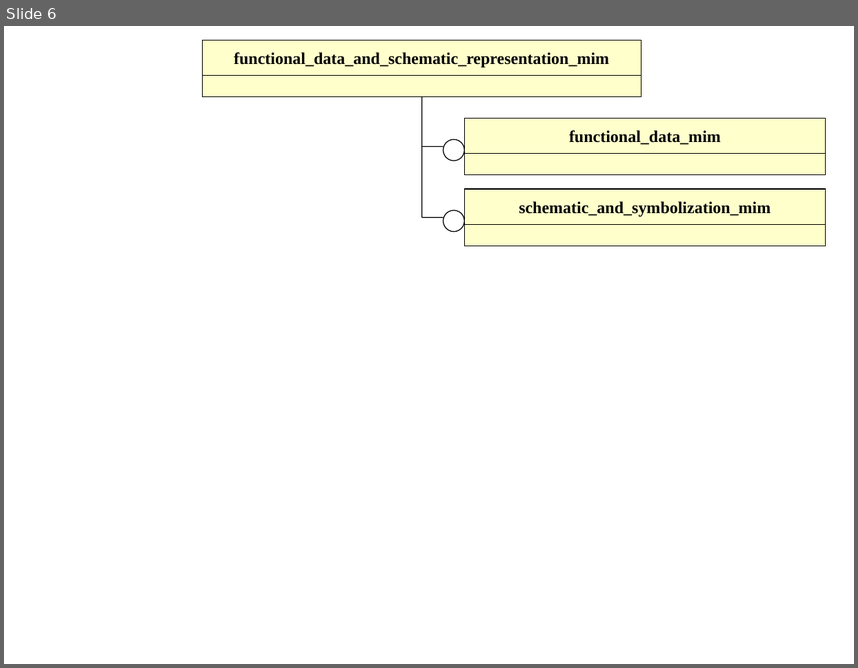
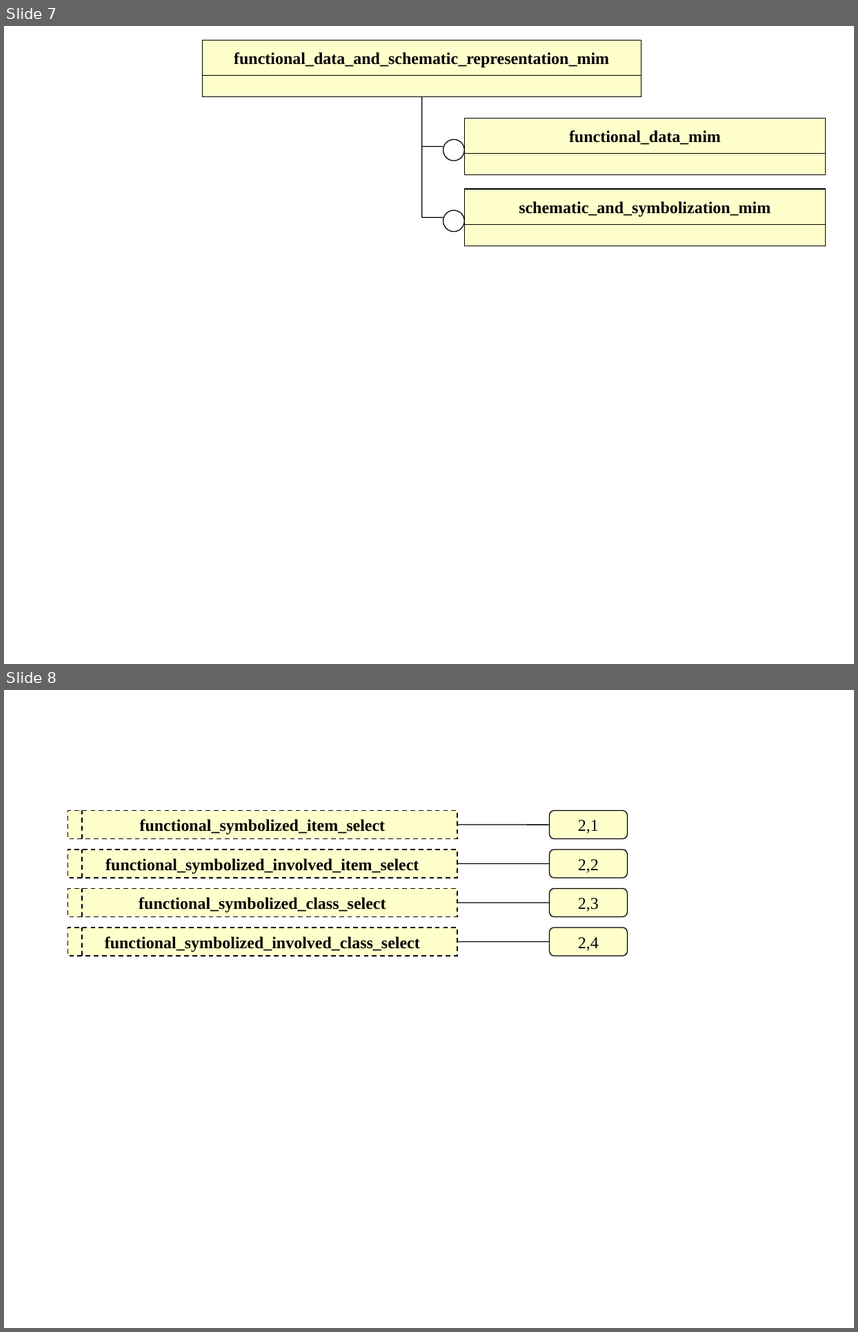
Before and after one commit to starseeker/stepmod_mirror, a slide deck: data/modules/functional_data_and_schematic_representation/functional_data_and_schematic_representation.ppt. Shown one above the other, each under a label of ours: slide 6 before the commit, slides 7 and 8 after it. The pictures are 858x668 and 858x1332 pixels, drawn with LibreOffice and Linux fonts; fonts in the diff are those of the drawing. Boxes give left, top, right and bottom in pixels: in the first picture for what was removed or moved away, otherwise in the second. Text is boxed around its words. In the diff, an @@ line names an element or a change of style, - is before the commit and + after.

```diff
--- a/data/modules/functional_data_and_schematic_representation/functional_data_and_schematic_representation.ppt
+++ b/data/modules/functional_data_and_schematic_representation/functional_data_and_schematic_representation.ppt
@@ slide 8 added at <box>4,690,854,1328</box>, background #FFFFFF @@
@@ rectangle added at <box>67,811,457,839</box>, fill #FFFFCC, outline #000000 0.99 pt dashed, 14 pt, text #000000, bold @@
+functional_symbolized_item_select
@@ line added from (82, 839) to (82, 811), #000000 0.99 pt dashed @@
@@ rounded rectangle added at <box>550,811,628,839</box>, fill #FFFFCC, outline #000000 0.74 pt, 14 pt, text #000000 @@
+2,1
@@ line added from (457, 825) to (550, 825), #000000 0.74 pt @@
@@ rectangle added at <box>67,850,457,878</box>, fill #FFFFCC, outline #000000 0.99 pt dashed, 14 pt, text #000000, bold @@
+functional_symbolized_involved_item_select
@@ line added from (82, 878) to (82, 850), #000000 0.99 pt dashed @@
@@ rounded rectangle added at <box>550,850,628,878</box>, fill #FFFFCC, outline #000000 0.74 pt, 14 pt, text #000000 @@
+2,2
@@ line added from (457, 863) to (550, 863), #000000 0.74 pt @@
@@ rectangle added at <box>67,888,457,916</box>, fill #FFFFCC, outline #000000 0.99 pt dashed, 14 pt, text #000000, bold @@
+functional_symbolized_class_select
@@ line added from (82, 917) to (82, 888), #000000 0.99 pt dashed @@
@@ rounded rectangle added at <box>550,888,628,916</box>, fill #FFFFCC, outline #000000 0.74 pt, 14 pt, text #000000 @@
+2,3
@@ line added from (457, 903) to (550, 903), #000000 0.74 pt @@
@@ rectangle added at <box>67,927,457,955</box>, fill #FFFFCC, outline #000000 0.99 pt dashed, 14 pt, text #000000, bold @@
+functional_symbolized_involved_class_select
@@ line added from (82, 955) to (82, 927), #000000 0.99 pt dashed @@
@@ rounded rectangle added at <box>550,927,628,955</box>, fill #FFFFCC, outline #000000 0.74 pt, 14 pt, text #000000 @@
+2,4
@@ line added from (457, 942) to (550, 942), #000000 0.74 pt @@
@@ what was slide 6 is now slide 7 @@
```
Also in this commit, not shown: 4 slides changed, 5 other slides added, 4 slides removed, 15 other files.
